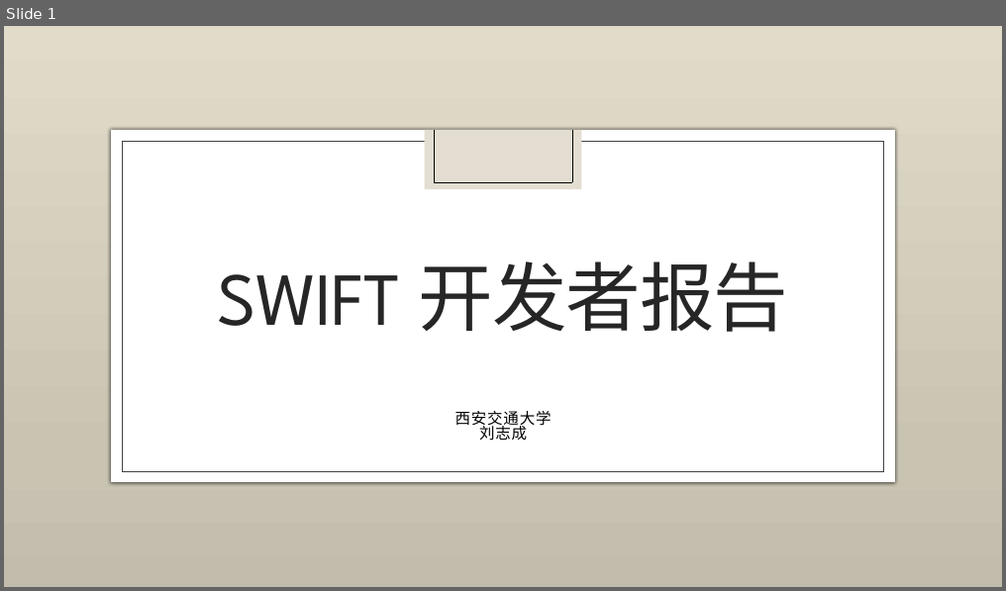
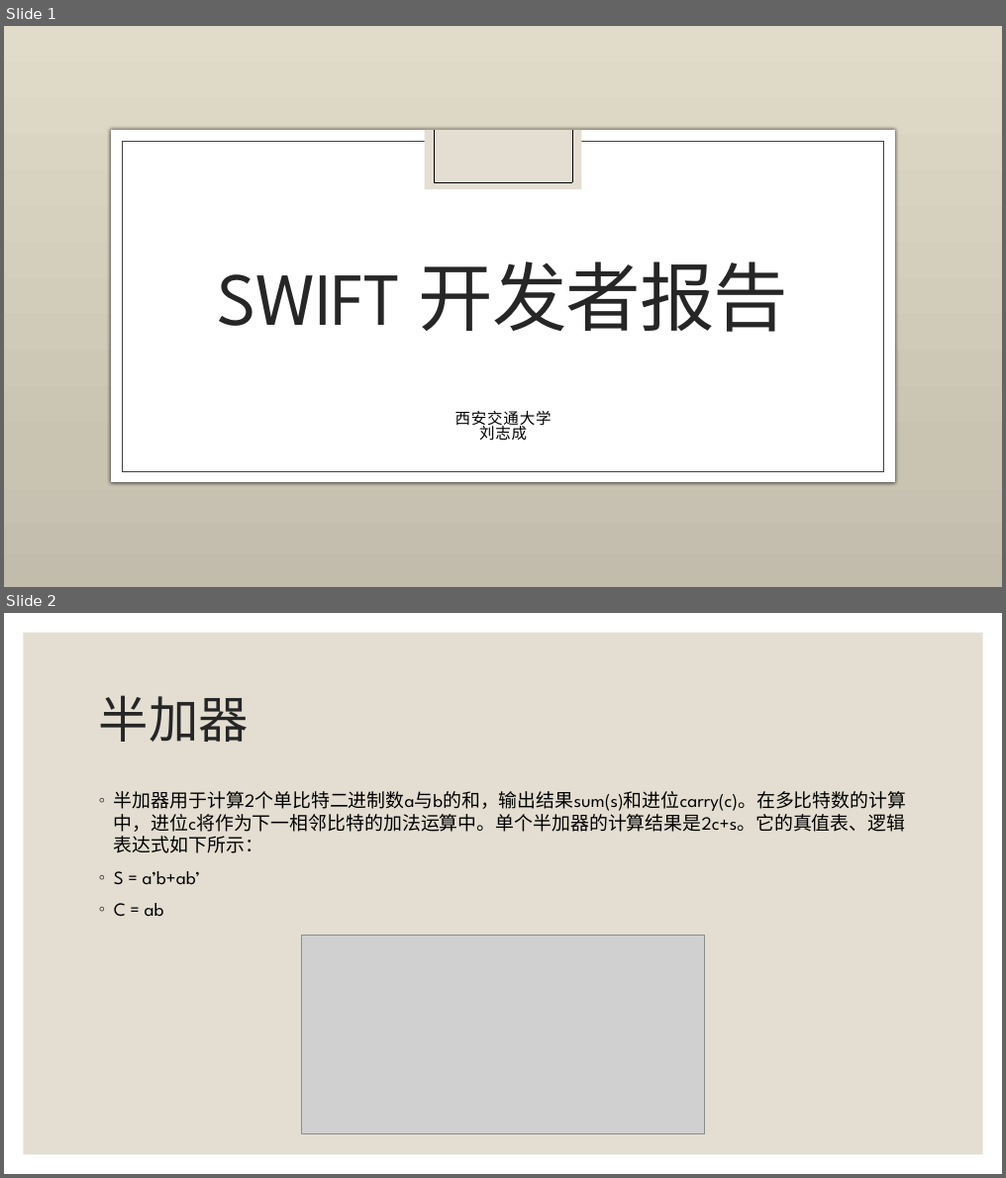
Before and after one commit to zchliu/SWIFT_SIM, a slide deck: doc/自研处理器的实践：SWIFT 开发经验分享.pptx. Shown one above the other, each under a label of ours: slide 1 before the commit, slides 1 and 2 after it. The pictures are 1006x591 and 1006x1178 pixels, drawn with LibreOffice and Linux fonts; fonts in the diff are those of the drawing; grey boxes stand for pictures; background and template pictures are left out. Boxes give left, top, right and bottom in pixels: in the first picture for what was removed or moved away, otherwise in the second. Text is boxed around its words. In the diff, an @@ line names an element or a change of style, - is before the commit and + after.

```diff
--- a/doc/自研处理器的实践：SWIFT 开发经验分享.pptx
+++ b/doc/自研处理器的实践：SWIFT 开发经验分享.pptx
@@ slide 2 added at (x1=4, y1=613, x2=1002, y2=1174), background #FFFFFF @@
@@ rectangle added at (x1=24, y1=633, x2=983, y2=1155), fill #E3DED1 @@
@@ title added at (x1=99, y1=695, x2=249, y2=742), 48 pt, text #262626 @@
+半加器
@@ text added at (x1=114, y1=791, x2=906, y2=916), 18 pt, text #000000 @@
+◦ 半加器用于计算2个单比特二进制数a与b的和，输出结果sum(s)和进位carry(c)。在多比特数的计算中，进位c将作为下一相邻比特的加法运算中。单个半加器的计算结果是2c+s。它的真值表、逻辑表达式如下所示：
+◦ S = a’b+ab’
+◦ C = ab
@@ picture added at (x1=302, y1=935, x2=705, y2=1134) @@
```
Also in this commit, not shown: 6 other slides added, 1 slide removed, 4 other files.
